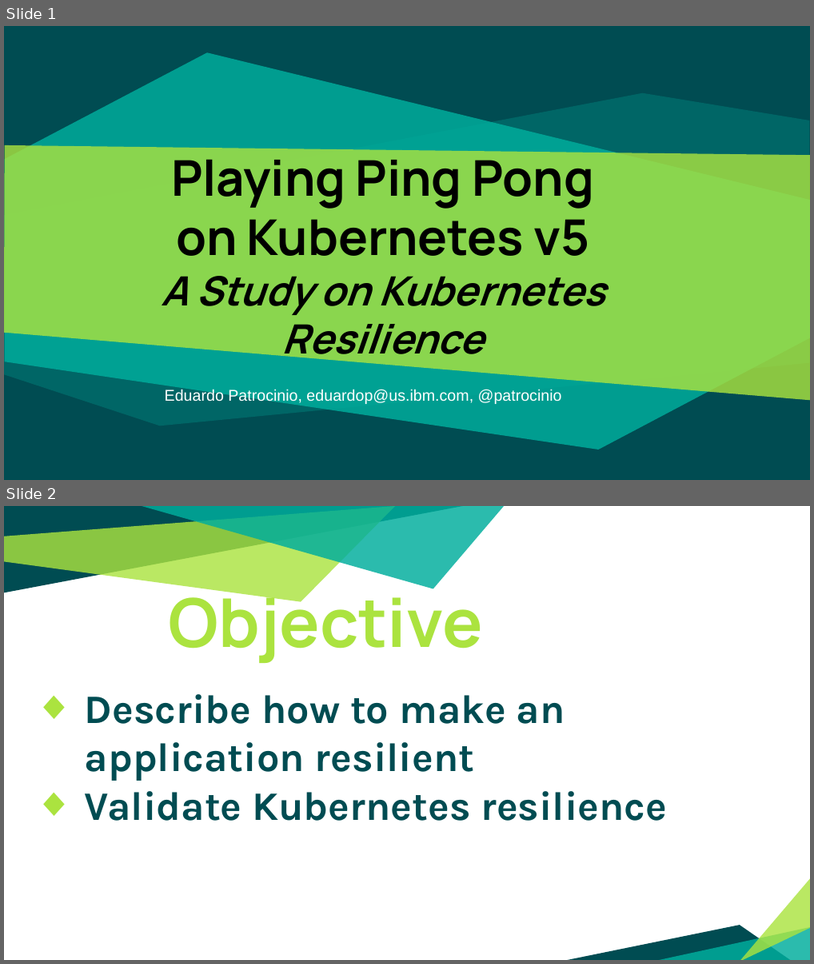
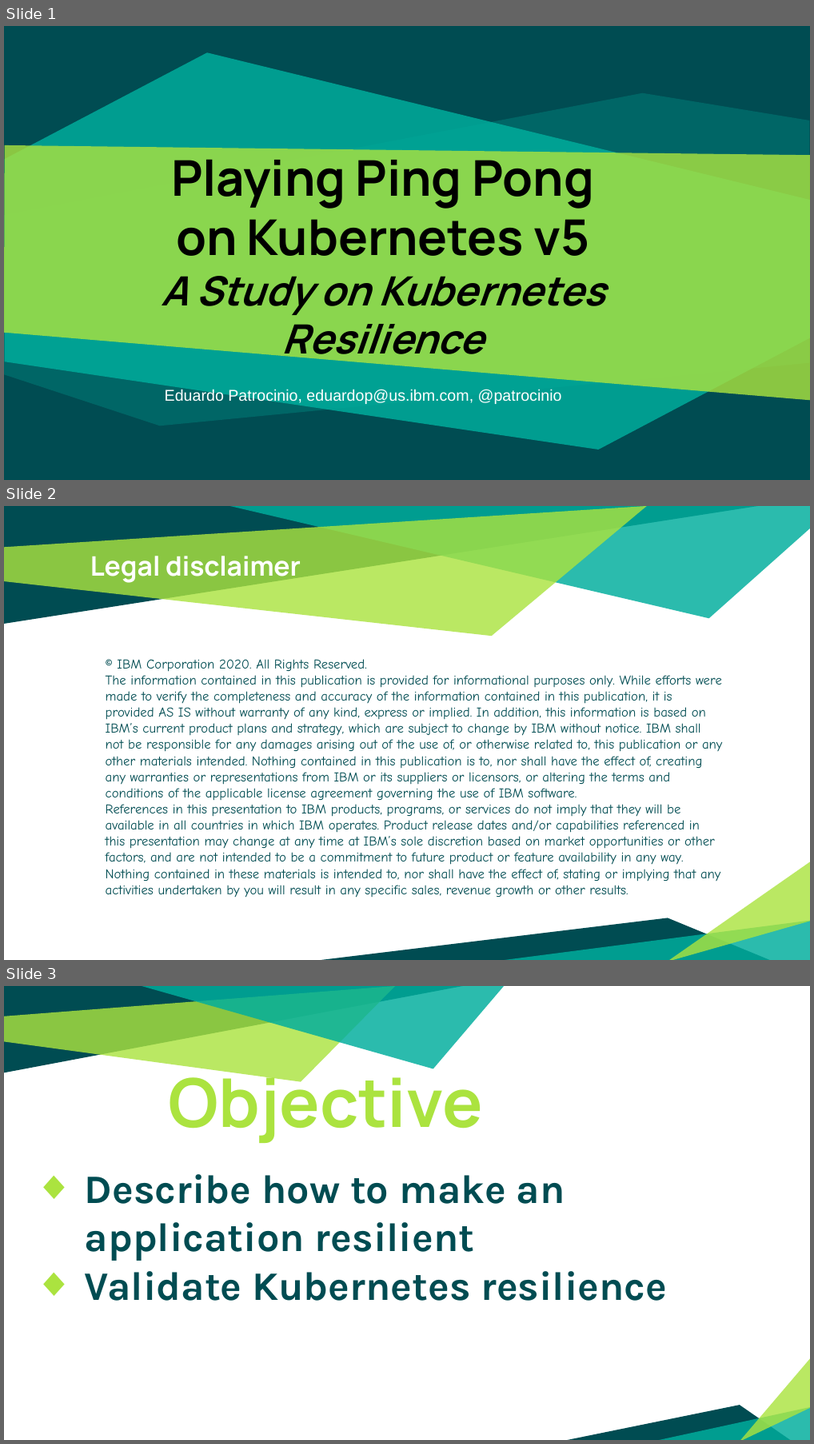
Before and after one commit to patrocinio/chaos-monkey-playing-ping-pong, a slide deck: Presentation/Kubernetes-Resilience.pptx. Shown one above the other, each under a label of ours: slides 1 and 2 before the commit, slides 1, 2 and 3 after it. The pictures are 814x964 and 814x1444 pixels, drawn with LibreOffice and Linux fonts; fonts in the diff are those of the drawing. Boxes give left, top, right and bottom in pixels: in the first picture for what was removed or moved away, otherwise in the second. Text is boxed around its words. In the diff, an @@ line names an element or a change of style, - is before the commit and + after.

Commit message:
Add Legal Disclaimer to Presentation

```diff
--- a/Presentation/Kubernetes-Resilience.pptx
+++ b/Presentation/Kubernetes-Resilience.pptx
@@ slide 2 added at (4,506,810,960), background #FFFFFF @@
@@ title added at (90,556,301,584), 24 pt, text #FFFFFF, bold @@
+Legal disclaimer
@@ text added at (106,659,722,897), 12 pt, text #004C52 @@
+© IBM Corporation 2020. All Rights Reserved.
+The information contained in this publication is provided for informational purposes only. While efforts were made to verify the completeness and accuracy of the information contained in this publication, it is provided AS IS without warranty of any kind, express or implied. In addition, this information is based on IBM’s current product plans and strategy, which are subject to change by IBM without notice. IBM shall not be responsible for any damages arising out of the use of, or otherwise related to, this publication or any other materials intended. Nothing contained in this publication is to, nor shall have the effect of, creating any warranties or representations from IBM or its suppliers or licensors, or altering the terms and conditions of the applicable license agreement governing the use of IBM software.
+References in this presentation to IBM products, programs, or services do not imply that they will be available in all countries in which IBM operates. Product release dates and/or capabilities referenced in this presentation may change at any time at IBM’s sole discretion based on market opportunities or other factors, and are not intended to be a commitment to future product or feature availability in any way. Nothing contained in these materials is intended to, nor shall have the effect of, stating or implying that any activities undertaken by you will result in any specific sales, revenue growth or other results.
@@ group added at (4,506,810,960): 6 freeform shapes @@
@@ what was slide 2 is now slide 3 @@
```
Also in this commit, not shown: 1 other file.
